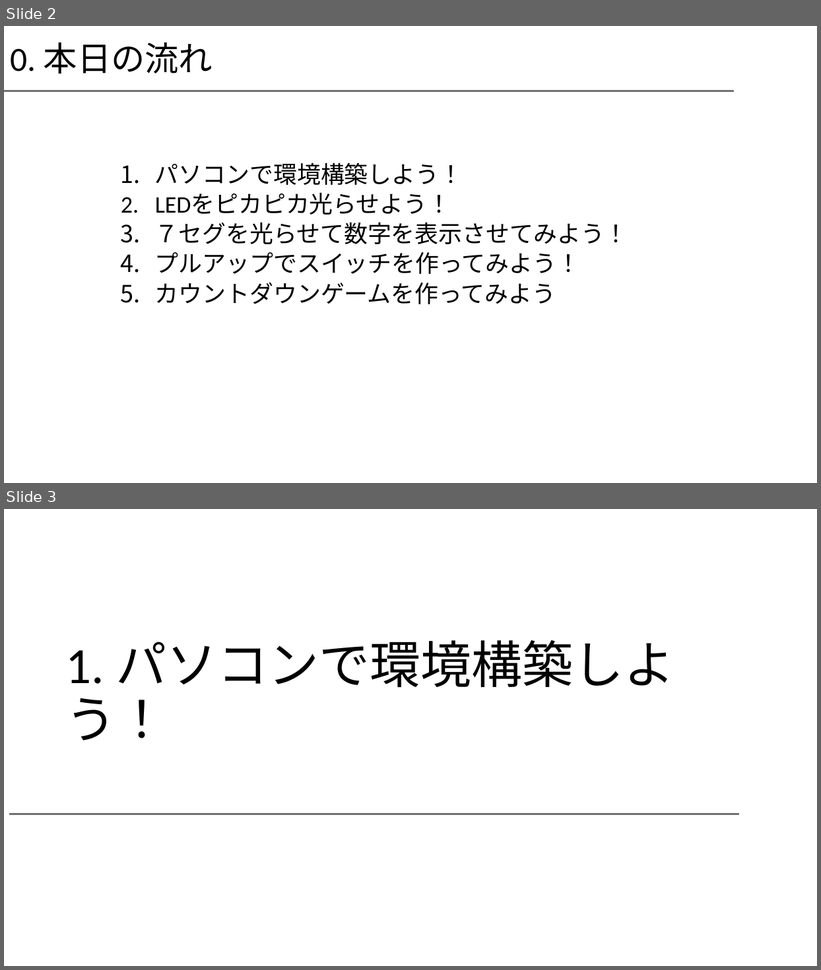
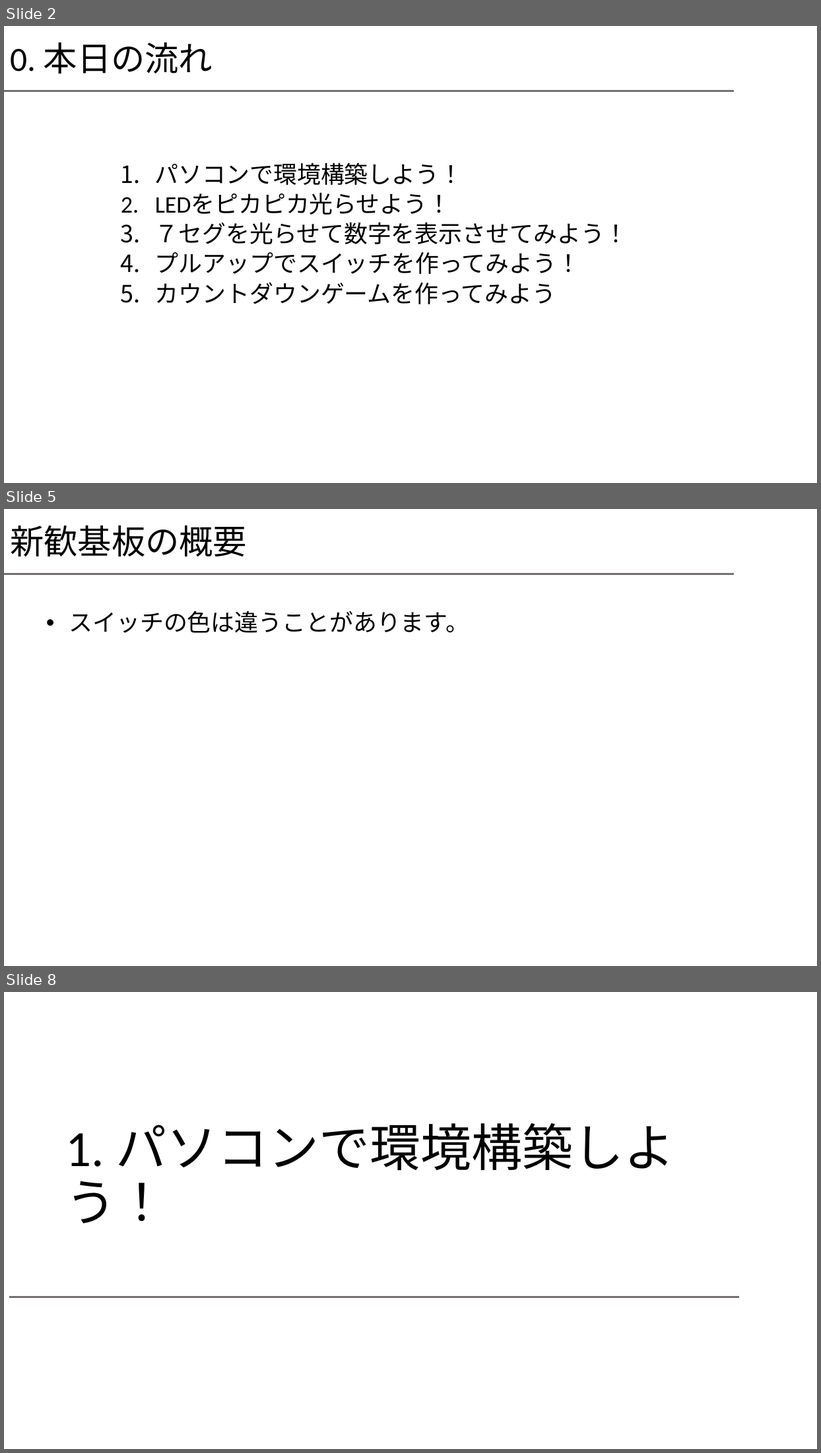
Before and after one commit to 308029/shinkan, a slide deck: 新歓スライド.pptx. Shown one above the other, each under a label of ours: slides 2 and 3 before the commit, slides 2, 5 and 8 after it; the slides between them are not shown. The pictures are 821x970 and 821x1453 pixels, drawn with LibreOffice and Linux fonts; fonts in the diff are those of the drawing; background and template pictures are left out. Boxes give left, top, right and bottom in pixels: in the first picture for what was removed or moved away, otherwise in the second. Text is boxed around its words. In the diff, an @@ line names an element or a change of style, - is before the commit and + after.

Commit message:
基板の説明等を追加

```diff
--- a/新歓スライド.pptx
+++ b/新歓スライド.pptx
@@ slide 5 added at (4,509,817,966), background #FFFFFF; not listed: 1 template element that a slide beside it also shows @@
@@ title added at (10,525,247,557), 40 pt, text #000000 @@
+新歓基板の概要
@@ text added at (69,611,469,633), 28 pt, text #000000 @@
+• スイッチの色は違うことがあります。
@@ what was slide 3 is now slide 8 @@
```
Also in this commit, not shown: 4 other slides added.
